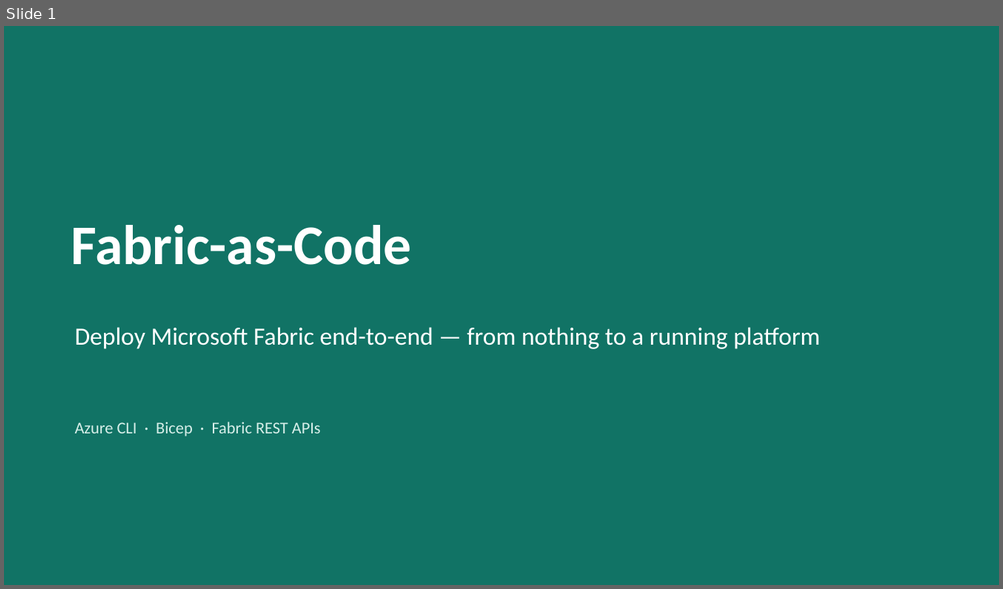
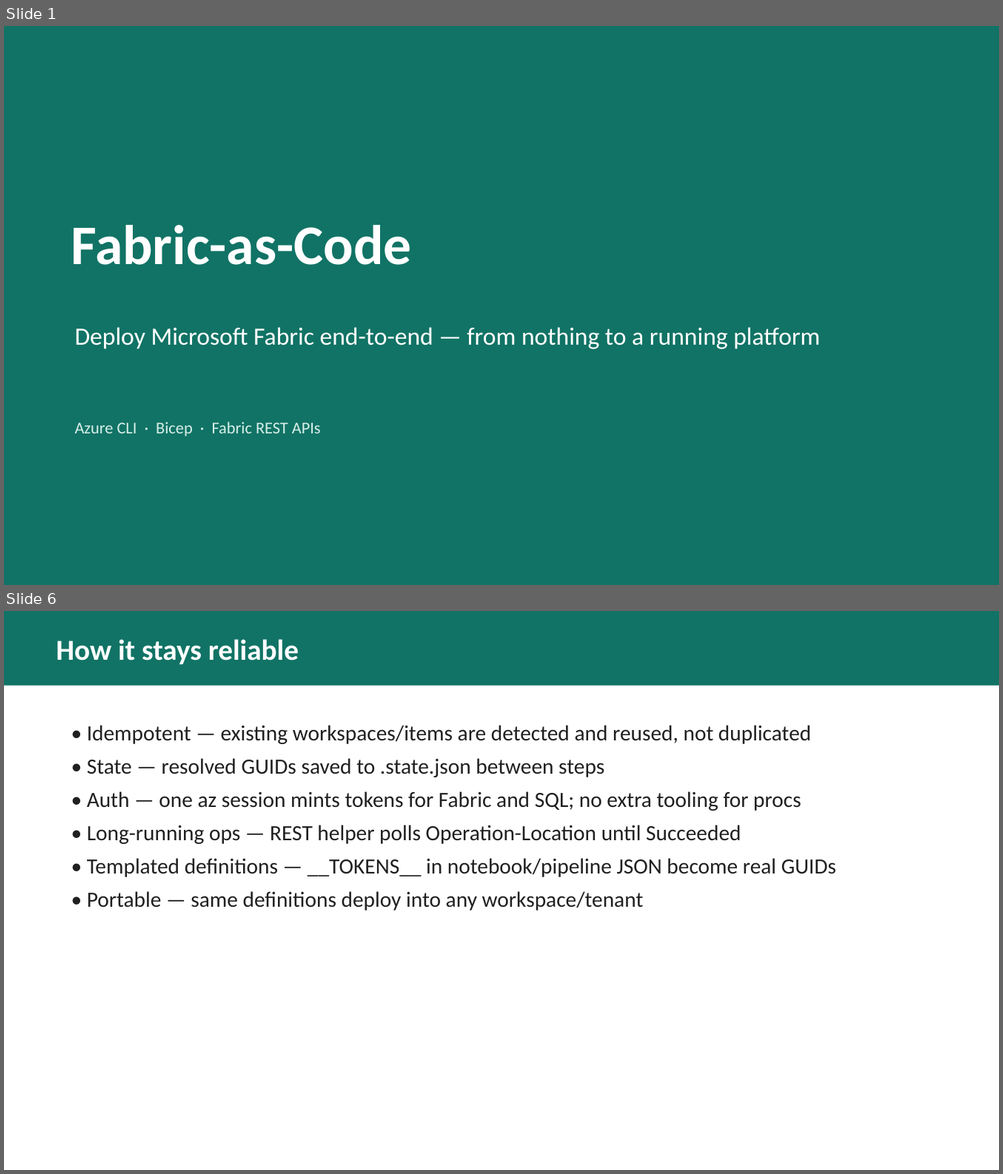
Before and after one commit to melabadi/fabric-as-code, a slide deck: docs/Fabric-as-Code.pptx. Shown one above the other, each under a label of ours: slide 1 before the commit, slides 1 and 6 after it; the slides between them are not shown. The pictures are 1003x589 and 1003x1174 pixels, drawn with LibreOffice and Linux fonts; fonts in the diff are those of the drawing. Boxes give left, top, right and bottom in pixels: in the first picture for what was removed or moved away, otherwise in the second. Text is boxed around its words. In the diff, an @@ line names an element or a change of style, - is before the commit and + after.

```diff
--- a/docs/Fabric-as-Code.pptx
+++ b/docs/Fabric-as-Code.pptx
@@ slide 6 added at (4, 611, 999, 1170), background #FFFFFF @@
@@ rectangle added at (4, 611, 999, 686), fill #117365 @@
@@ text added at (56, 639, 299, 664), 28 pt, text #FFFFFF, bold @@
+How it stays reliable
@@ text added at (87, 725, 836, 911), 21 pt, text #202020 @@
+• Idempotent — existing workspaces/items are detected and reused, not duplicated
+• State — resolved GUIDs saved to .state.json between steps
+• Auth — one az session mints tokens for Fabric and SQL; no extra tooling for procs
+• Long-running ops — REST helper polls Operation-Location until Succeeded
+• Templated definitions — __TOKENS__ in notebook/pipeline JSON become real GUIDs
+• Portable — same definitions deploy into any workspace/tenant
```
Also in this commit, not shown: 8 slides changed, 4 other slides added, 2 slides removed, 4 other files.
